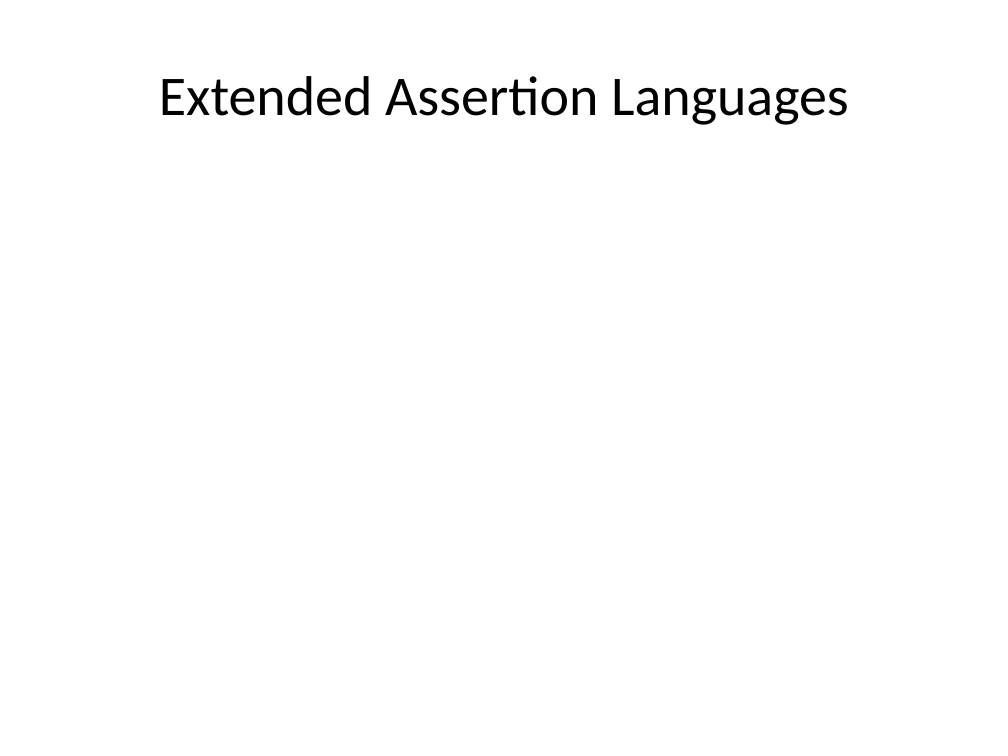
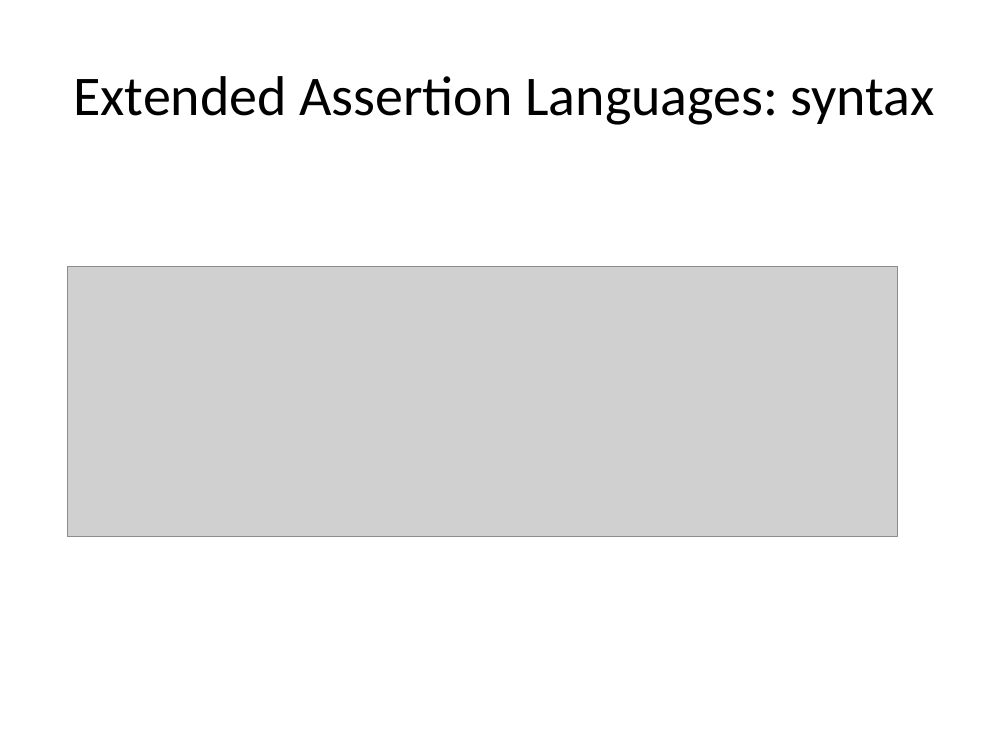
Before and after one commit to xiaohe27/Papers4Courses, a slide deck: slide 10 of FM/presentations/Overview of Separation Logic.ppt (slide 8 before the commit). Drawn at 1008x756 pixels with LibreOffice and Linux fonts; fonts in the diff are those of the drawing; grey boxes stand for pictures. Boxes give left, top, right and bottom in pixels: in the first picture for what was removed or moved away, otherwise in the second. Text is boxed around its words. In the diff, an @@ line names an element or a change of style, - is before the commit and + after.

Commit message:
add

```diff
--- a/FM/presentations/Overview of Separation Logic.ppt
+++ b/FM/presentations/Overview of Separation Logic.ppt
@@ title at box(73, 76, 935, 125): text changed @@
-Extended Assertion Languages
+Extended Assertion Languages: syntax
@@ picture added at box(68, 267, 897, 537) @@
```
Also in this commit, not shown: 6 slides added.
